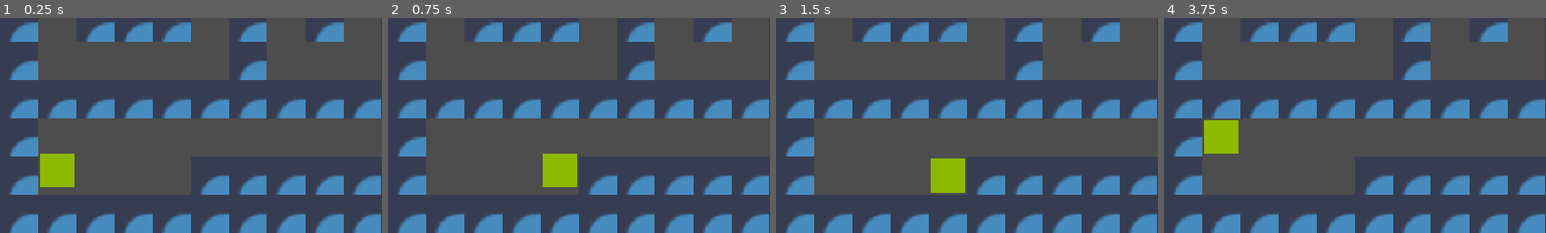
Above: before the commit, frames 1-4 (left to right).
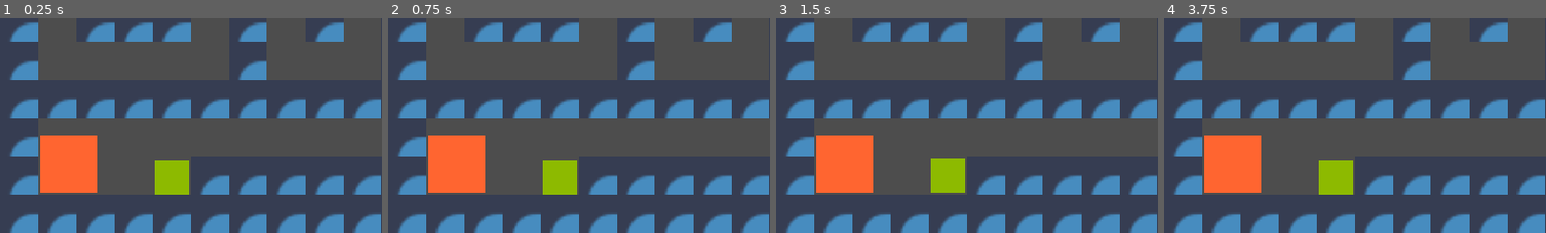
Above: after the commit, the same moments.

Repository: Bryan-J-Martini/Game-Selecao-GRAFHO
Game: Godot game, scene res://mundo.tscn
The game is run twice, just before and just after one commit, with the same random seed, the same clock (stepped at 60 frames per second) and the same inputs. The engine's default icon, where the game draws it, is replaced by a stand-in: a white triangle on a blue panel in a dark square.
Inputs:
- Up to frame 1 (0.25 s): no input
- Up to frame 2 (0.75 s): tap Enter at 0.5 s; hold Right (ui_right) from 0.53 s (still down)
- Up to frame 3 (1.5 s): tap Space at 1.25 s; release Right (ui_right) at 1.28 s; hold Down (ui_down) from 1.28 s (still down)
- Up to frame 4 (3.75 s): tap Enter at 2, 3.5 s; release Down (ui_down) at 2.03 s; hold Right (ui_right) 2.03-2.78 s; tap Space at 2.75 s; hold Up (ui_up) 2.78-3.53 s; hold Left (ui_left) from 3.53 s (still down)
The pictures show only the part of the screen within x 0-50%, y 50-100%; the shares and areas given below are measured in that part.

The runs differ from the first frame. In frame 1, 5.4% of the frame differs, in the area x 10-50%, y 54-83%; in frame 2, 4.6%; in frame 3, 4.0%; in frame 4, 6.1%, in the area x 10-50%, y 47-83%.

Commit message:
Inimigo perseguidor adicionado com sucesso

Diff:
--- /dev/null
+++ b/inimigo.gd
@@ -0,0 +1,55 @@
+extends Area2D
+
+# Velocidade de perseguição do monstro (ajuste se achar muito rápido ou lento)
+const VELOCIDADE_INIMIGO = 300.0
+
+# Guarda a referência do jogador para saber onde ele está
+var jogador: Node2D = null
+var pode_perseguir = false
+
+func _ready() -> void:
+	jogador = get_node_or_null("../Jogador")
+
+func _physics_process(delta: float) -> void:
+	if pode_perseguir and jogador != null:
+		# Se o jogador tiver posições gravadas no histórico
+		if jogador.historico_de_posicoes.size() > 0:
+			# O alvo atual do inimigo é a pegada mais antiga
+			var alvo_atual = jogador.historico_de_posicoes[0]
+
+			# Calcula a distância até a pegada
+			var distancia = position.distance_to(alvo_atual)
+
+			# Se o inimigo chegou muito perto da pegada (menos de 4 pixels)
+			if distancia < 4.0:
+				position = alvo_atual # Trava ele na posição exata da curva
+				jogador.historico_de_posicoes.remove_at(0) # Apaga essa pegada e vai para a próxima
+			else:
+				# Move em direção à pegada atual
+				var direcao = (alvo_atual - position).normalized()
+				position += direcao * VELOCIDADE_INIMIGO * delta
+		else:
+			# Se o histórico estiver vazio (jogador parou e inimigo colou nele),
+			# ele vai direto na direção do jogador
+			var direcao = (jogador.position - position).normalized()
+			position += direcao * VELOCIDADE_INIMIGO * delta
+
+# Esta função será chamada pelo jogador quando ele se mover
+func ativar_cronometro():
+	# Só inicia se o Timer não estiver rodando e se ainda não puder perseguir
+	if not pode_perseguir and $Timer.is_stopped():
+		$Timer.start()
+		print("Jogador se moveu! Timer do inimigo iniciado!")
+
+# Função que já configuramos: se encostar no jogador, dá Game Over
+func _on_body_entered(body: Node2D) -> void:
+	if body.name == "Jogador":
+		print("O monstro te pegou! Game Over!")
+		call_deferred("reiniciar_fase")
+
+func reiniciar_fase():
+	get_tree().reload_current_scene()
+
+# Função do seu Timer (mantém o delay que vocês criaram antes!)
+func _on_timer_timeout() -> void:
+	pode_perseguir = true
--- /dev/null
+++ b/inimigo.tscn
@@ -0,0 +1,26 @@
+[gd_scene format=3 uid="uid://4y6smtq5s132"]
+
+[ext_resource type="Script" uid="uid://carp753nx5k6i" path="res://inimigo.gd" id="1_030df"]
+
+[sub_resource type="RectangleShape2D" id="RectangleShape2D_qogx6"]
+size = Vector2(23, 22.625)
+
+[node name="Inimigo" type="Area2D" unique_id=1825258499]
+script = ExtResource("1_030df")
+
+[node name="CollisionShape2D" type="CollisionShape2D" parent="." unique_id=1115954243]
+position = Vector2(12, 12)
+shape = SubResource("RectangleShape2D_qogx6")
+
+[node name="ColorRect" type="ColorRect" parent="." unique_id=486999322]
+offset_right = 24.0
+offset_bottom = 24.0
+color = Color(1, 0.39498663, 0.1878528, 1)
+metadata/_edit_use_anchors_ = true
+
+[node name="Timer" type="Timer" parent="." unique_id=963147380]
+wait_time = 10.0
+one_shot = true
+
+[connection signal="body_entered" from="." to="." method="_on_body_entered"]
+[connection signal="timeout" from="Timer" to="." method="_on_timer_timeout"]
--- /dev/null
+++ b/inimigo.tscn.gd
@@ -0,0 +1,41 @@
+extends Area2D
+
+# Velocidade de perseguição do monstro (ajuste se achar muito rápido ou lento)
+const VELOCIDADE_INIMIGO = 100.0
+
+# Guarda a referência do jogador para saber onde ele está
+var jogador: Node2D = null
+var pode_perseguir = false
+
+func _ready() -> void:
+	# Procura o jogador na cena principal pelo nome exato dele
+	jogador = get_node_or_null("../Jogador")
+
+func _physics_process(delta: float) -> void:
+	# Só persegue se o Timer de delay terminou e se ele encontrou o jogador no mapa
+	if pode_perseguir and jogador != null:
+		# Calcula a direção exata em vetor do Inimigo até o Jogador
+		var direcao = (jogador.position - position).normalized()
+
+		# Move o inimigo naquela direção
+		position += direcao * VELOCIDADE_INIMIGO * delta
+
+# Esta função será chamada pelo jogador quando ele se mover
+func ativar_cronometro():
+	# Só inicia se o Timer não estiver rodando e se ainda não puder perseguir
+	if not pode_perseguir and $Timer.is_stopped():
+		$Timer.start()
+		print("Jogador se moveu! Timer do inimigo iniciado!")
+
+# Função que já configuramos: se encostar no jogador, dá Game Over
+func _on_body_entered(body: Node2D) -> void:
+	if body.name == "Jogador":
+		print("O monstro te pegou! Game Over!")
+		call_deferred("reiniciar_fase")
+
+func reiniciar_fase():
+	get_tree().reload_current_scene()
+
+# Função do seu Timer (mantém o delay que vocês criaram antes!)
+func _on_timer_timeout() -> void:
+	pode_perseguir = true
--- a/jogador.gd
+++ b/jogador.gd
@@ -1,9 +1,11 @@
 extends CharacterBody2D
 
-const VELOCIDADE = 400.0
+const VELOCIDADE = 600.0
 
 var direcao_atual = Vector2.ZERO
 var esta_deslizando = false
+var inimigo: Node2D = null
+var historico_de_posicoes: Array[Vector2] = []
 
 # Nova linha: Cria uma referência para a sua câmera
 @onready var camera: Camera2D = $Camera2D
@@ -11,6 +13,8 @@
 func _ready() -> void:
 	# Procura o nó do cenário (mude para o nome exato do seu nó se não for 'TileMapLayer')
 	var mapa = get_node_or_null("../TileMapLayer")
+	# Busca o inimigo na cena principal (ajuste o nome se na aba Cena estiver diferente de 'Inimigo')
+	inimigo = get_node_or_null("../Inimigo")
 
 	if mapa:
 		# Pega a área usada pelos blocos desenhados (em formato de grade)
@@ -47,9 +51,16 @@
 	elif Input.is_action_just_pressed("ui_up"):
 		nova_direcao = Vector2.UP
 
+	# Se o jogador apertou alguma tecla, inicia o deslize
 	if nova_direcao != Vector2.ZERO:
-		direcao_atual = nova_direcao
+		direcao_atual = nova_direcao # ou nova_direcao dependendo de como está seu script
 		esta_deslizando = true
+		# Salva a posição onde o jogador iniciou o movimento
+		historico_de_posicoes.append(position)
+
+		# SEGREDO: Se encontrou o inimigo no mapa, manda ele ligar o Timer!
+		if inimigo != null and inimigo.has_method("ativar_cronometro"):
+			inimigo.ativar_cronometro()
 
 func parar_jogador():
 	esta_deslizando = false
@@ -58,11 +69,25 @@
 	# Pega os dados exatos do impacto com a parede
 	if get_slide_collision_count() > 0:
 		var colisao = get_slide_collision(0)
-		# A 'normal' é um vetor que aponta para fora da parede atingida
 		var normal_da_parede = colisao.get_normal()
 
-		# Empurra o jogador levemente para fora da parede para desgrudar de vez
-		position += normal_da_parede * 1.5
+		# 1. Se bateu no teto ou no chão (Normal aponta para cima/baixo no eixo Y)
+		if abs(normal_da_parede.y) > 0.5:
+			# Afasta o jogador na vertical para não colar
+			position.y += normal_da_parede.y * 1.5
+			# O SEGREDO: Como ele bateu verticalmente, o X dele DEVE ser arredondado
+			# para travar exatamente no centro do corredor horizontal!
+			position.x = round(position.x)
+
+		# 2. Se bateu nas paredes laterais (Normal aponta para os lados no eixo X)
+		elif abs(normal_da_parede.x) > 0.5:
+			# Afasta o jogador na horizontal
+			position.x += normal_da_parede.x * 1.5
+			# O SEGREDO: Como ele bateu horizontalmente, o Y dele DEVE ser arredondado
+			# para travar exatamente no centro do corredor vertical!
+			position.y = round(position.y)
 
 	direcao_atual = Vector2.ZERO
+	# Garante que o rastro salve a posição perfeitamente alinhada
+	historico_de_posicoes.append(position)
 	position = position.round()
--- a/mundo.tscn
+++ b/mundo.tscn
@@ -2,6 +2,7 @@
 
 [ext_resource type="Texture2D" uid="uid://dot5w1ccjbipl" path="res://icon.svg" id="1_6ba58"]
 [ext_resource type="PackedScene" uid="uid://cqc2e7a8wd461" path="res://jogador.tscn" id="2_lgngo"]
+[ext_resource type="PackedScene" uid="uid://4y6smtq5s132" path="res://inimigo.tscn" id="3_fw4w5"]
 
 [sub_resource type="TileSetAtlasSource" id="TileSetAtlasSource_lgngo"]
 texture = ExtResource("1_6ba58")
@@ -168,7 +169,10 @@
 tile_set = SubResource("TileSet_fw4w5")
 
 [node name="Jogador" parent="." unique_id=283082632 instance=ExtResource("2_lgngo")]
-position = Vector2(17, 927)
+position = Vector2(65, 930)
 
 [node name="Camera2D" type="Camera2D" parent="Jogador" unique_id=538472909]
 zoom = Vector2(3, 3)
+
+[node name="Inimigo" parent="." unique_id=1825258499 instance=ExtResource("3_fw4w5")]
+position = Vector2(17, 919)
Not shown, added: inimigo.gd.uid
Not shown, added: inimigo.tscn.gd.uid
